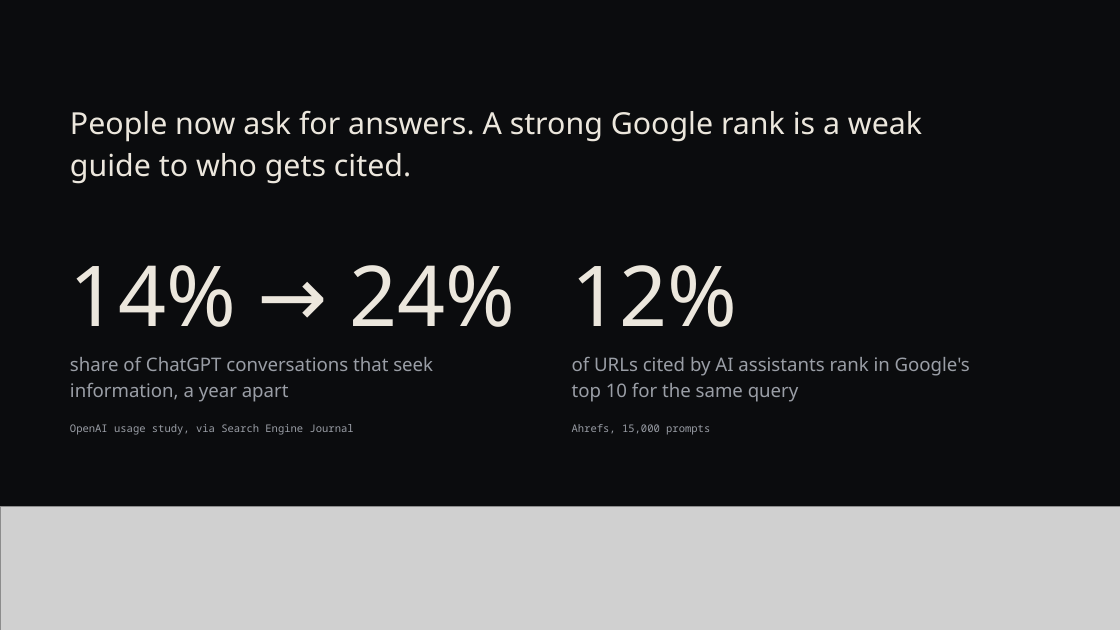
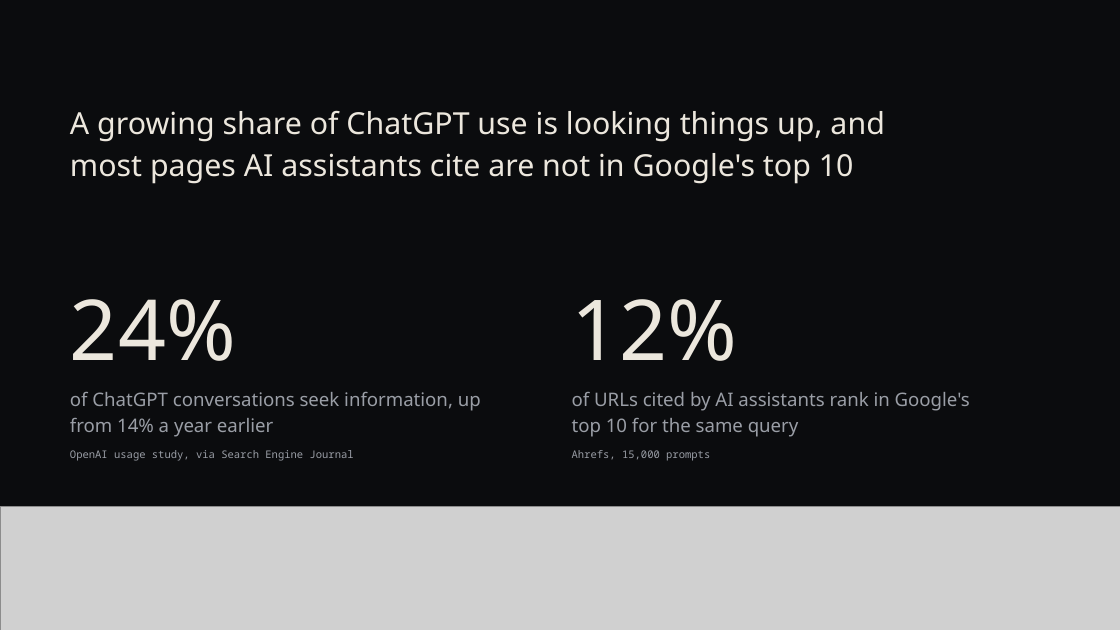
Before and after one commit to rgmwnn/geo-bank-visibility, a slide deck: slide 3 of deck/out/favoured-banks.pptx. Drawn at 1120x630 pixels with LibreOffice and Linux fonts; fonts in the diff are those of the drawing; grey boxes stand for pictures. Boxes give left, top, right and bottom in pixels: in the first picture for what was removed or moved away, otherwise in the second. Text is boxed around its words. In the diff, an @@ line names an element or a change of style, - is before the commit and + after.

```diff
--- a/deck/out/favoured-banks.pptx
+++ b/deck/out/favoured-banks.pptx
@@ text at [70,111,884,184]: text changed @@
-People now ask for answers. A strong Google rank is a weak guide to who gets cited.
+A growing share of ChatGPT use is looking things up, and most pages AI assistants cite are not in Google's top 10
@@ text "12%": place and size @@
-text "12%" at [572,265,738,327]
+text "12%" at [572,299,738,361]
@@ text at [70,299,236,361]: text changed @@
-14% → 24%
+24%
@@ text "of URLs cited by AI ...": place and size @@
-text "of URLs cited by AI ..." at [572,357,970,402]
+text "of URLs cited by AI ..." at [572,392,970,437]
@@ text at [70,392,481,437]: text changed @@
-share of ChatGPT conversations that seek information, a year apart
+of ChatGPT conversations seek information, up from 14% a year earlier
@@ text "OpenAI usage study, via Search ...": place and size @@
-text "OpenAI usage study, via Search ..." at [70,424,354,435]
+text "OpenAI usage study, via Search ..." at [70,450,354,461]
@@ text "Ahrefs, 15,000 prompts": place and size @@
-text "Ahrefs, 15,000 prompts" at [572,424,710,435]
+text "Ahrefs, 15,000 prompts" at [572,450,710,461]
```
Also in this commit, not shown: 31 other slides changed, 7 other files.
